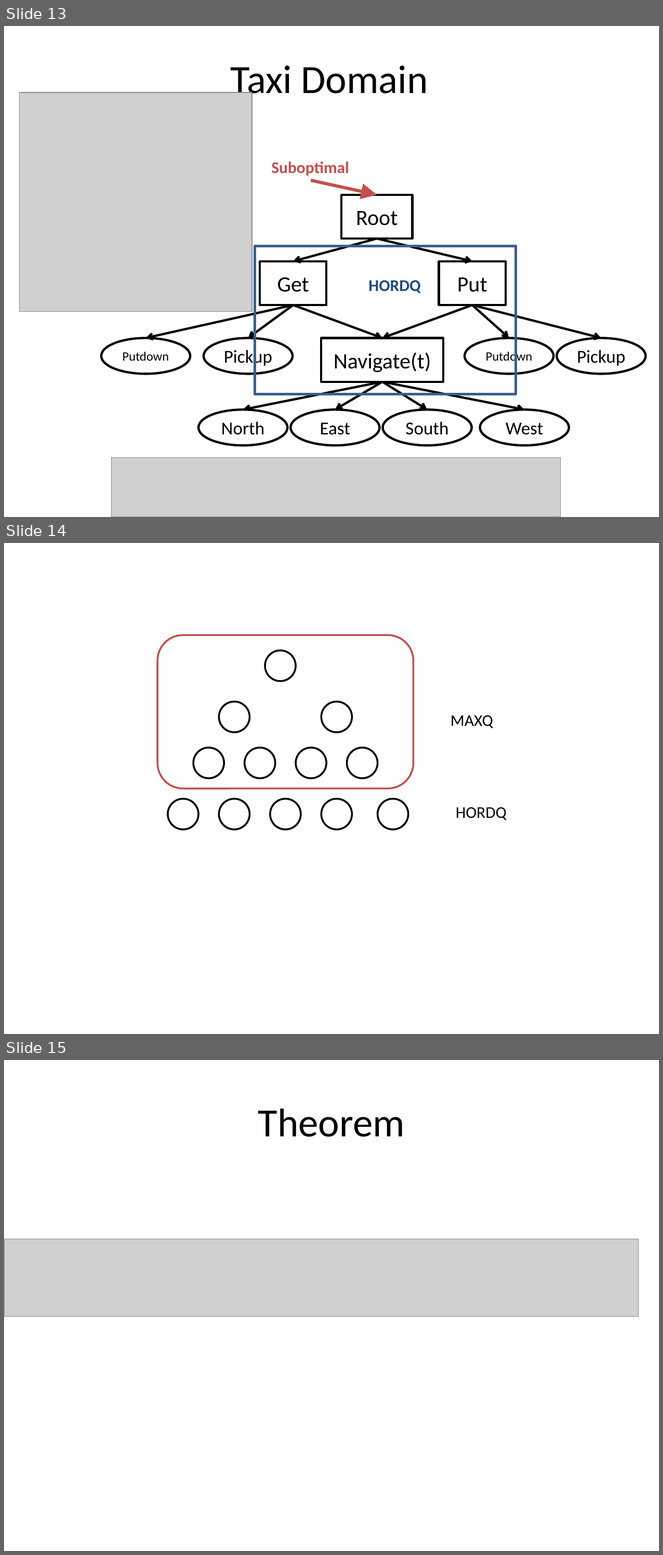
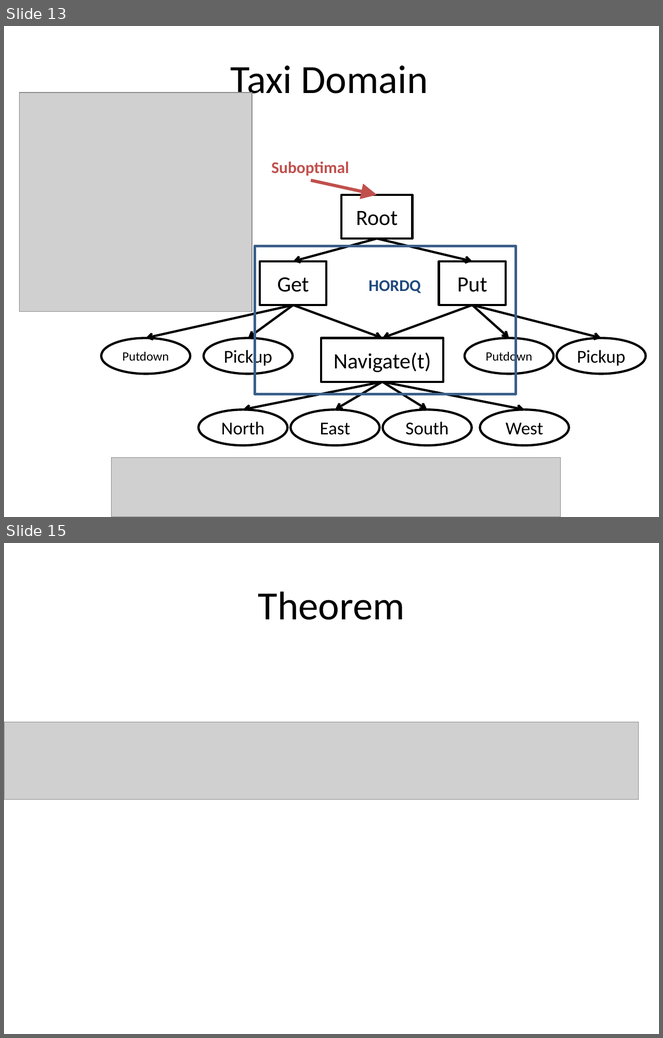
Before and after one commit to lono175/Thesis, a slide deck: OptimalPlanning.pptx. Shown one above the other, each under a label of ours: slides 13, 14 and 15 before the commit, slides 13 and 15 after it; the slides between them are not shown. The pictures are 663x1555 and 663x1038 pixels, drawn with LibreOffice and Linux fonts; fonts in the diff are those of the drawing; grey boxes stand for pictures. Boxes give left, top, right and bottom in pixels: in the first picture for what was removed or moved away, otherwise in the second. Text is boxed around its words. In the diff, an @@ line names an element or a change of style, - is before the commit and + after.

```diff
--- a/OptimalPlanning.pptx
+++ b/OptimalPlanning.pptx
@@ slide 14 removed at [4, 543, 659, 1034], background #FFFFFF @@
@@ rounded rectangle removed at [157, 636, 414, 788] @@
@@ ellipse removed at [265, 651, 296, 681] @@
@@ ellipse removed at [219, 702, 249, 732] @@
@@ ellipse removed at [321, 702, 352, 732] @@
@@ text removed at [451, 715, 493, 729] @@
-MAXQ
@@ ellipse removed at [193, 747, 224, 778] @@
@@ ellipse removed at [244, 747, 275, 778] @@
@@ ellipse removed at [296, 747, 326, 778] @@
@@ ellipse removed at [347, 747, 377, 778] @@
@@ ellipse removed at [168, 799, 198, 830] @@
@@ ellipse removed at [219, 799, 249, 830] @@
@@ ellipse removed at [270, 799, 301, 830] @@
@@ ellipse removed at [321, 799, 352, 830] @@
@@ ellipse removed at [377, 799, 408, 830] @@
@@ text removed at [456, 807, 507, 821] @@
-HORDQ
```
Also in this commit, not shown: 3 slides changed, 3 slides added.
